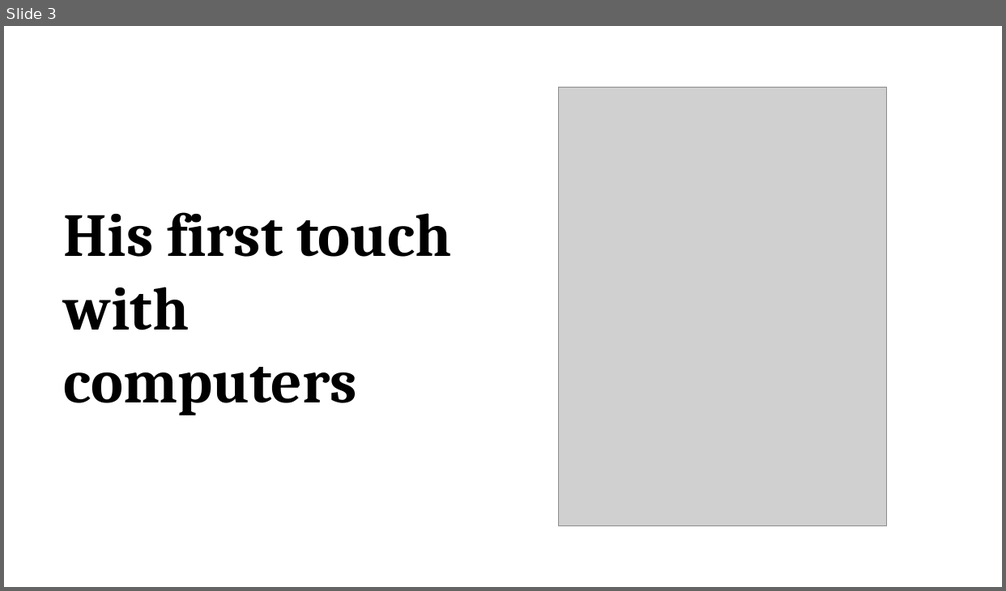
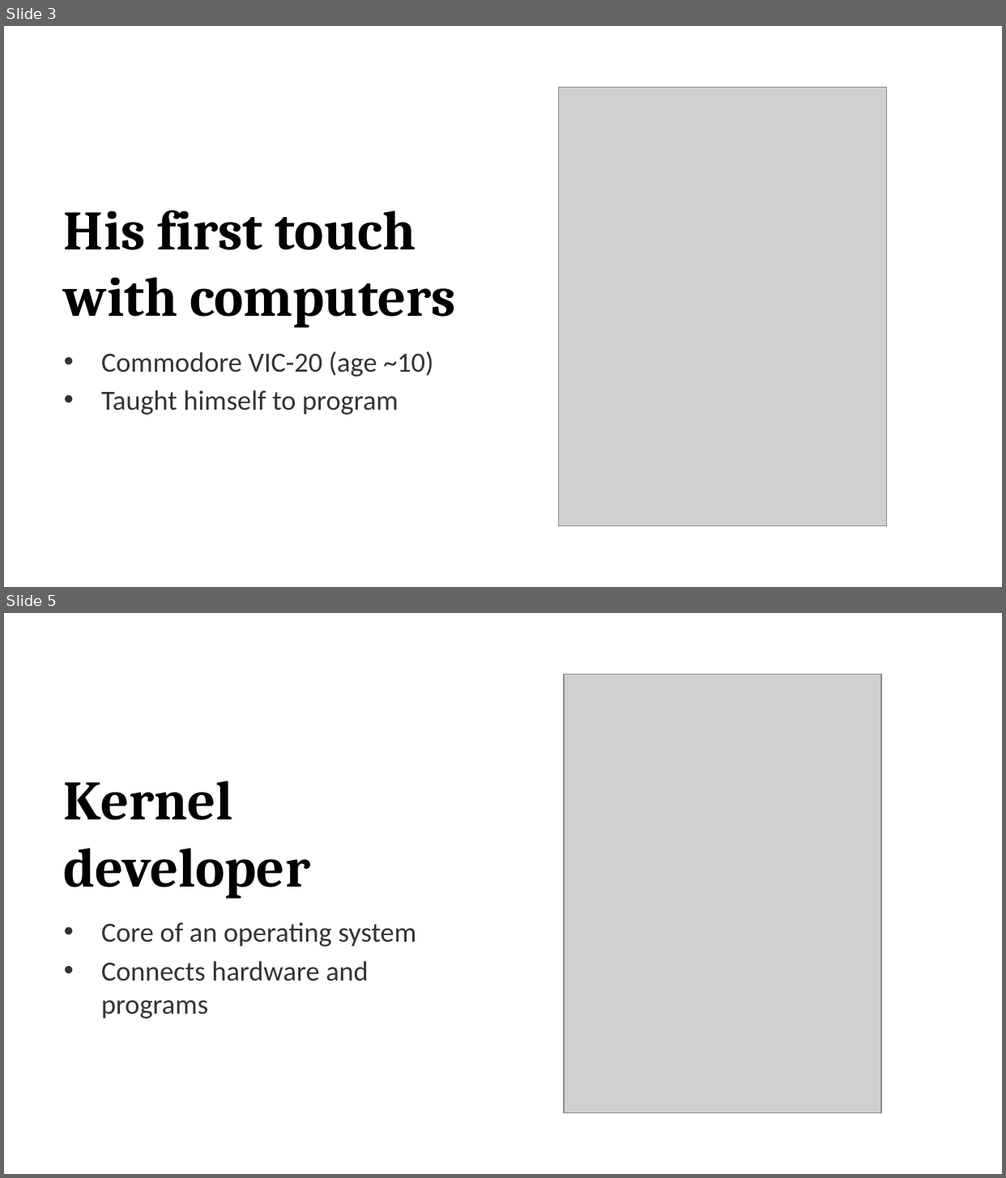
Before and after one commit to promilek2/Najs, a slide deck: Linus_Torvalds.pptx. Shown one above the other, each under a label of ours: slide 3 before the commit, slides 3 and 5 after it; the slides between them are not shown. The pictures are 1006x591 and 1006x1178 pixels, drawn with LibreOffice and Linux fonts; fonts in the diff are those of the drawing; grey boxes stand for pictures. Boxes give left, top, right and bottom in pixels: in the first picture for what was removed or moved away, otherwise in the second. Text is boxed around its words. In the diff, an @@ line names an element or a change of style, - is before the commit and + after.

```diff
--- a/Linus_Torvalds.pptx
+++ b/Linus_Torvalds.pptx
@@ slide 5 added at [4, 613, 1002, 1174], background #FFFFFF @@
@@ picture added at [564, 674, 881, 1113] @@
@@ text added at [64, 781, 417, 1019], 20 pt, text #333333 @@
+Kernel developer
+• Core of an operating system
+• Connects hardware and programs
@@ slide 3 changed as well @@
@@ text at [64, 210, 456, 328]: size 44 to 40 pt in "His first touch with computers"; more space between paragraphs @@
@@ text at [101, 352, 433, 415]: paragraphs added @@
+• Commodore VIC-20 (age ~10)
+• Taught himself to program
```
Also in this commit, not shown: 5 other slides changed, 1 other slide added, 2 slides removed, 2 other files.
